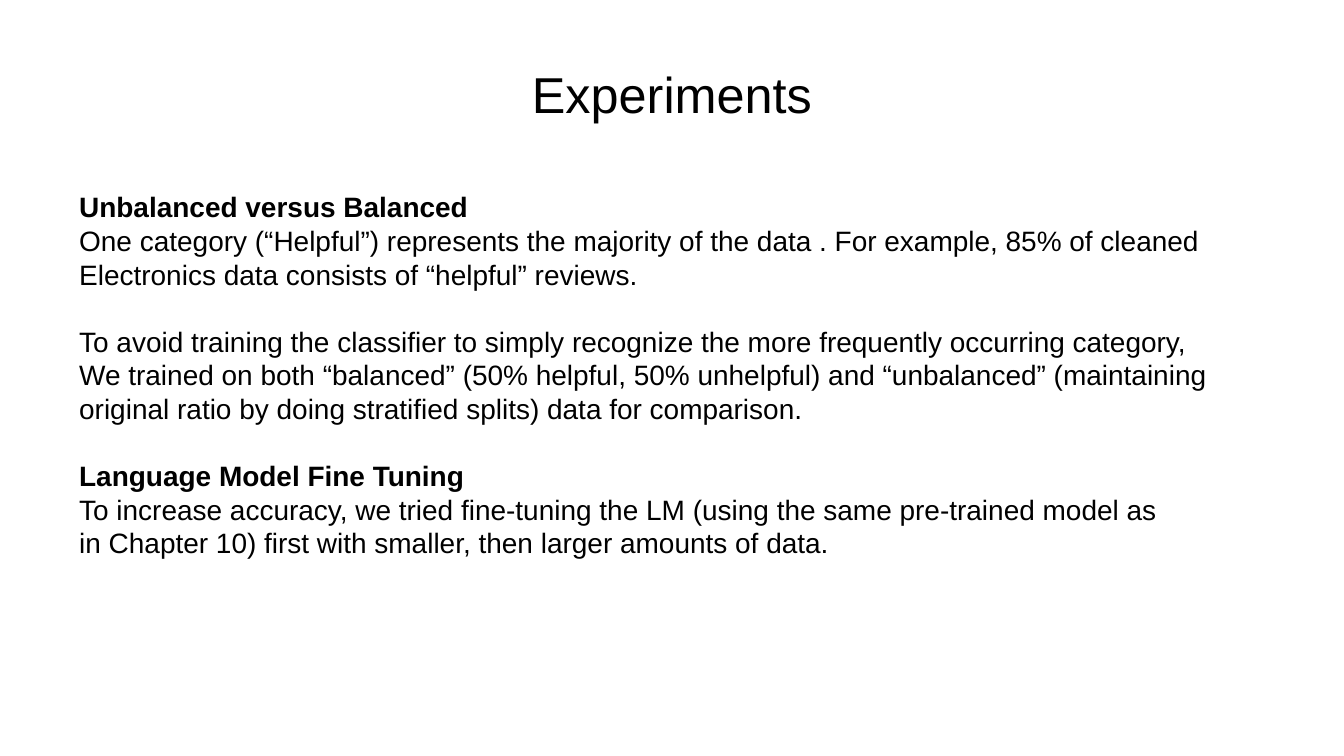
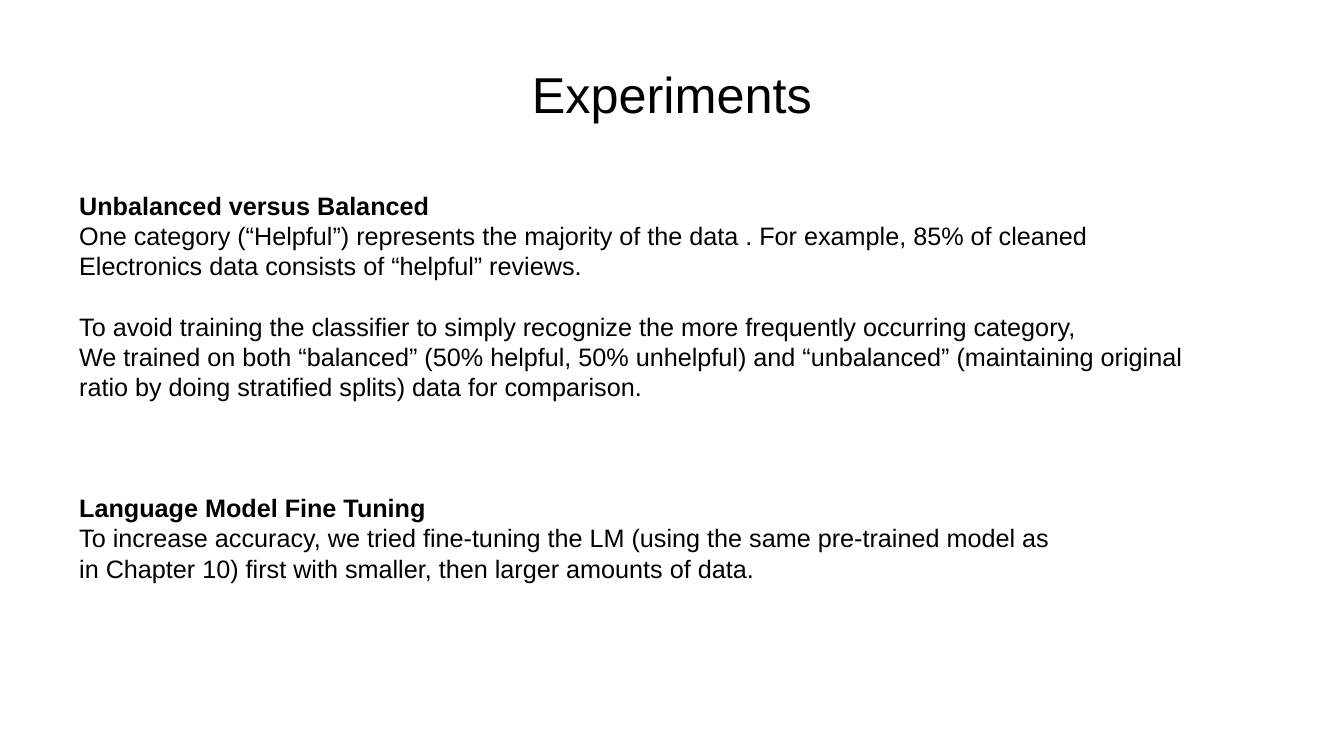
Before and after one commit to postprandial/fastai-amazonreview, a slide deck: slide 8 of Amazon_Review_Helpfulness_NLP-1-ONLINE.pptx. Drawn at 1344x756 pixels with LibreOffice and Linux fonts; fonts in the diff are those of the drawing. Boxes give left, top, right and bottom in pixels: in the first picture for what was removed or moved away, otherwise in the second. Text is boxed around its words. In the diff, an @@ line names an element or a change of style, - is before the commit and + after.

```diff
--- a/Amazon_Review_Helpfulness_NLP-1-ONLINE.pptx
+++ b/Amazon_Review_Helpfulness_NLP-1-ONLINE.pptx
@@ text "Unbalanced versus Balanced" at (79, 196, 1182, 583): size 40 to 36 pt @@
```
Also in this commit, not shown: 5 other slides changed, 1 slide added.
